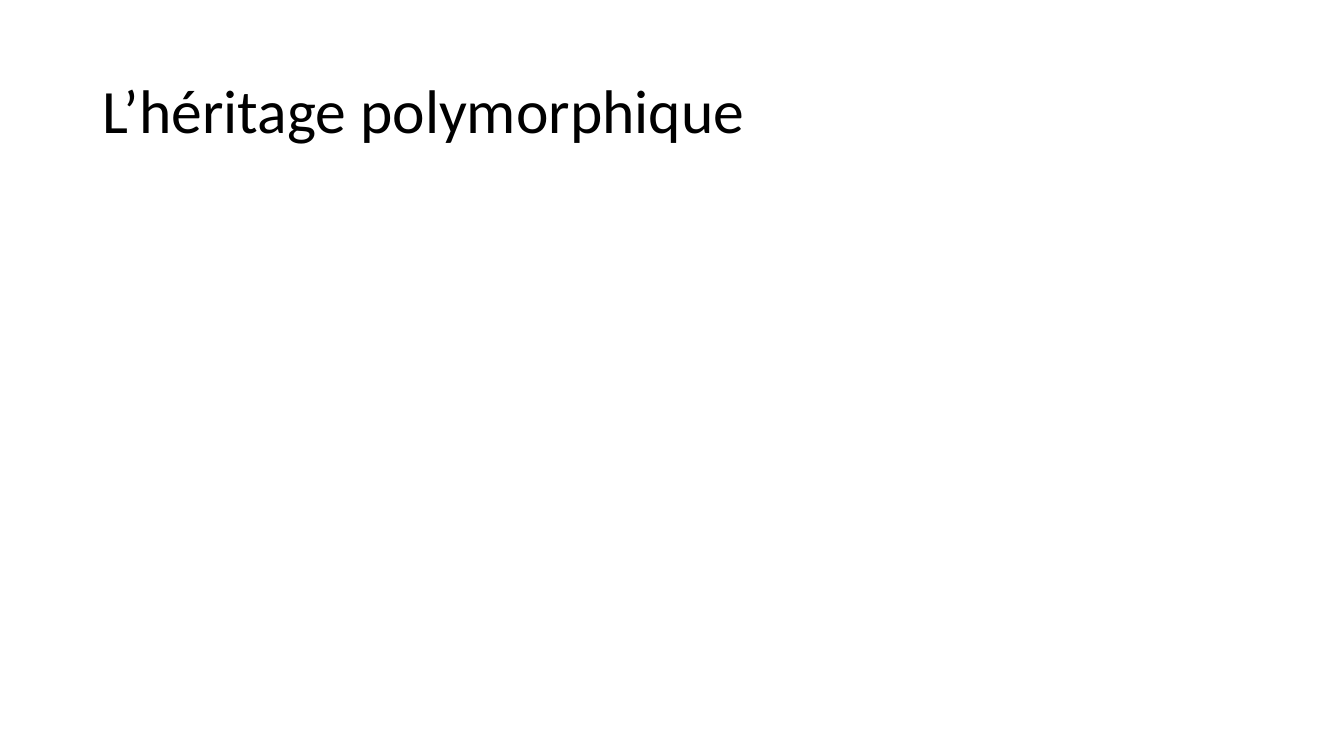
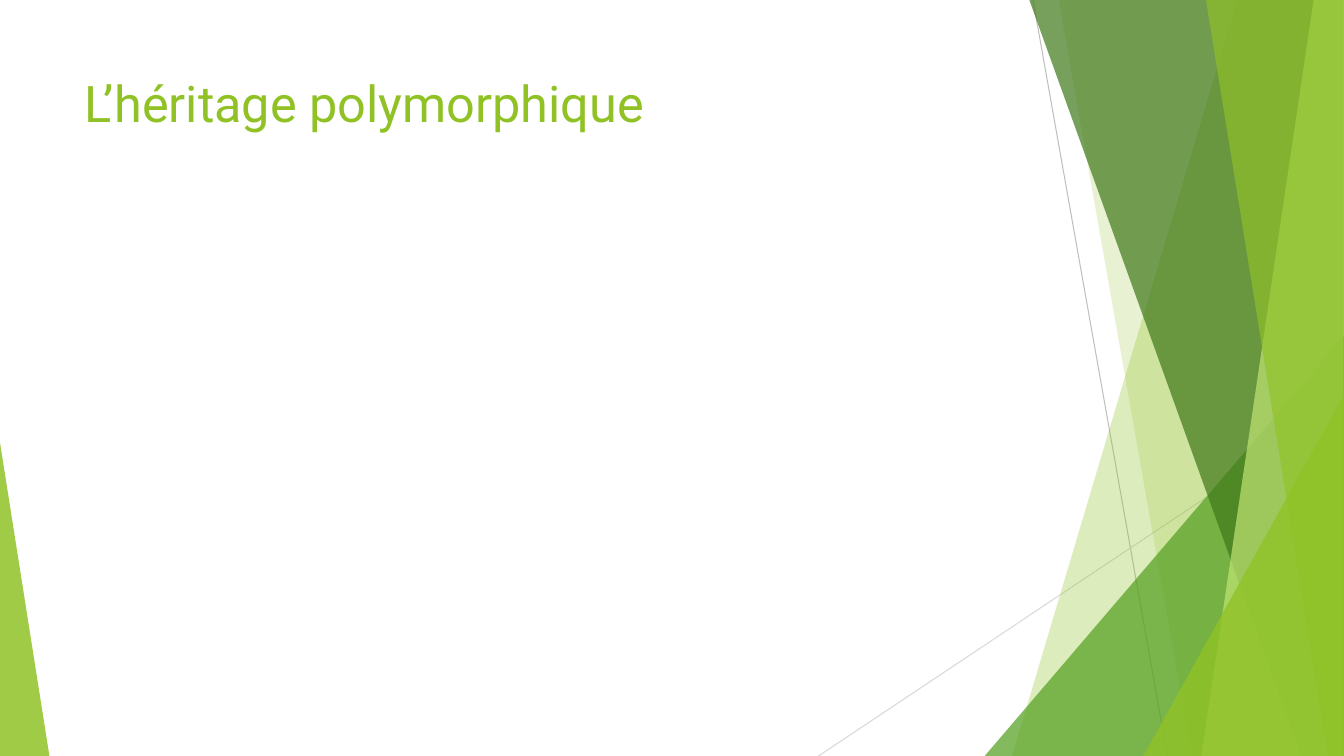
Before and after one commit to worming004/OOPAndGo, a slide deck: slide 9 of PPT/OOPAndGo.pptx (slide 10 before the commit). Drawn at 1344x756 pixels with LibreOffice and Linux fonts; fonts in the diff are those of the drawing. Boxes give left, top, right and bottom in pixels: in the first picture for what was removed or moved away, otherwise in the second. Text is boxed around its words. In the diff, an @@ line names an element or a change of style, - is before the commit and + after.

```diff
--- a/PPT/OOPAndGo.pptx
+++ b/PPT/OOPAndGo.pptx
@@ title "L’héritage polymorphique": place and size @@
-title "L’héritage polymorphique" at bbox=[102, 90, 744, 144]
+title "L’héritage polymorphique" at bbox=[85, 84, 643, 133]
@@ title "L’héritage polymorphique" at bbox=[85, 84, 643, 133]: size 44 to 36 pt, font Calibri to Roboto, text colour #000000 to #90C226; line spacing 0.9 to 1; vertical alignment middle to top @@
@@ group added at bbox=[0, 0, 1344, 756]: 5 freeform shapes, 3 triangles, 2 lines @@
```
Also in this commit, not shown: 9 other slides changed, 1 slide added, 2 slides removed.
